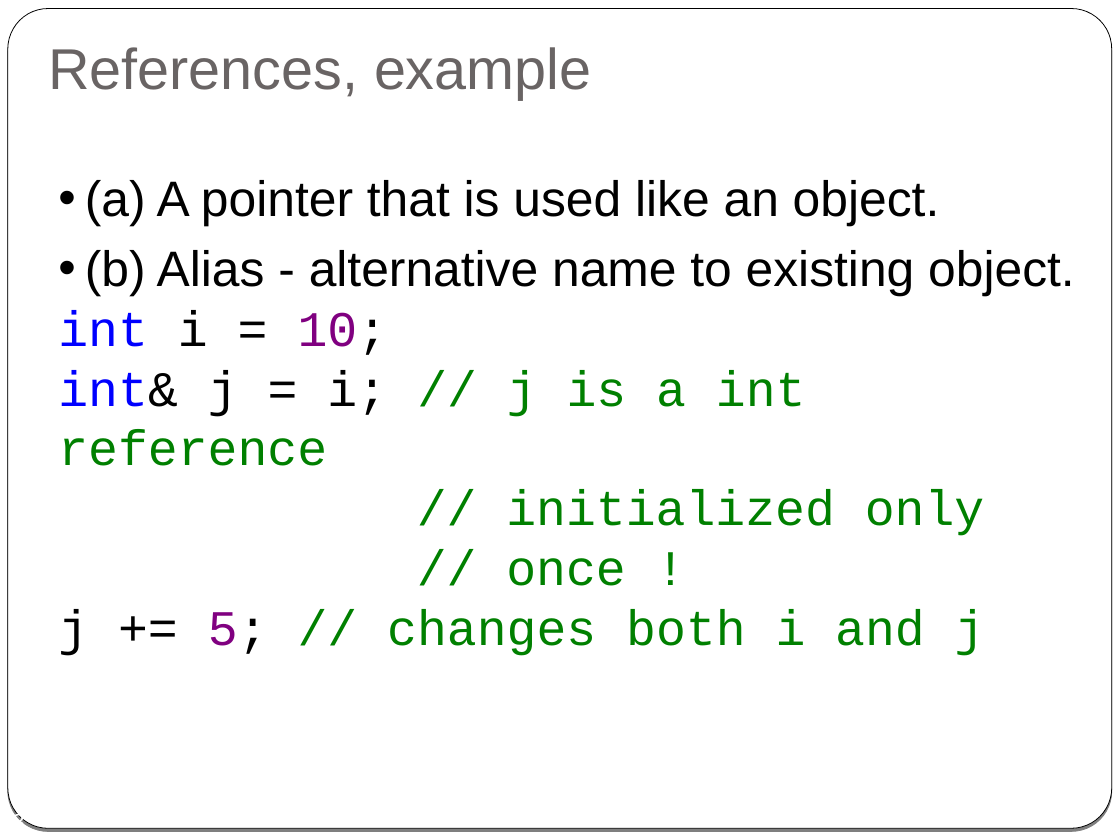
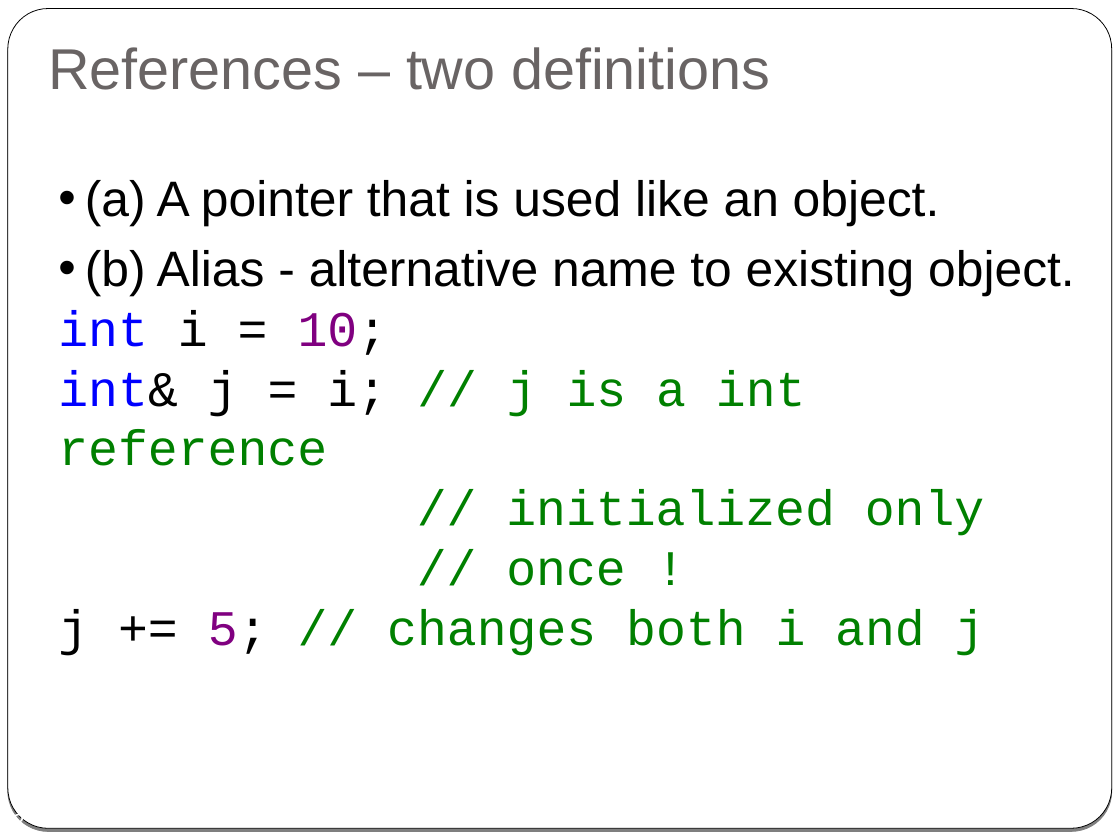
Before and after one commit to cpp-at-ariel/cpp-5778, a slide deck: slide 2 of week03-reference-const/slides-reference.odp (slide 3 before the commit). Drawn at 1120x840 pixels with LibreOffice and Linux fonts; fonts in the diff are those of the drawing. Boxes give left, top, right and bottom in pixels: in the first picture for what was removed or moved away, otherwise in the second. Text is boxed around its words. In the diff, an @@ line names an element or a change of style, - is before the commit and + after.

```diff
--- a/week03-reference-const/slides-reference.odp
+++ b/week03-reference-const/slides-reference.odp
@@ title at <box>48,47,770,90</box>: text changed @@
-References, example
+References – two definitions
```
Also in this commit, not shown: 6 other slides changed, 8 slides removed, 30 other files.
